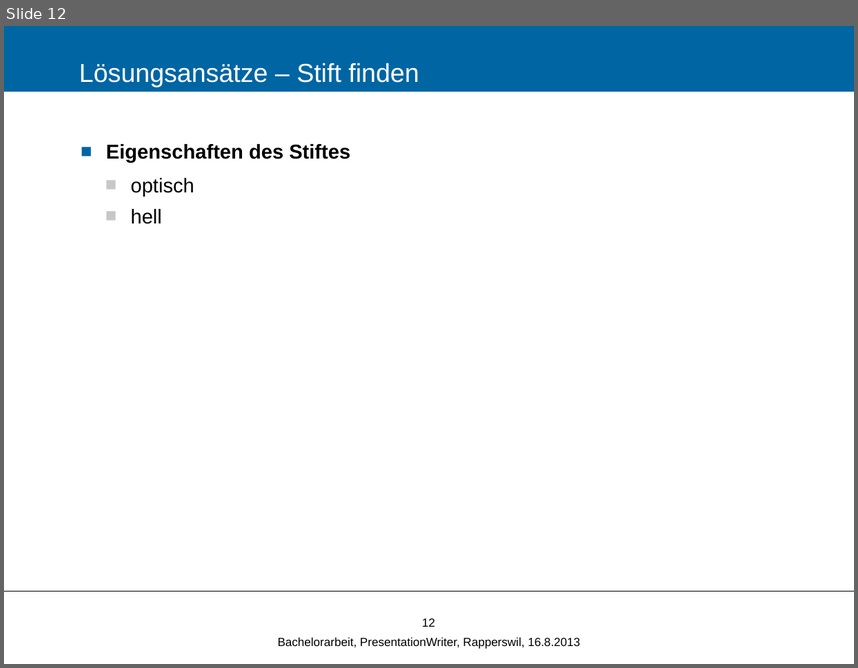
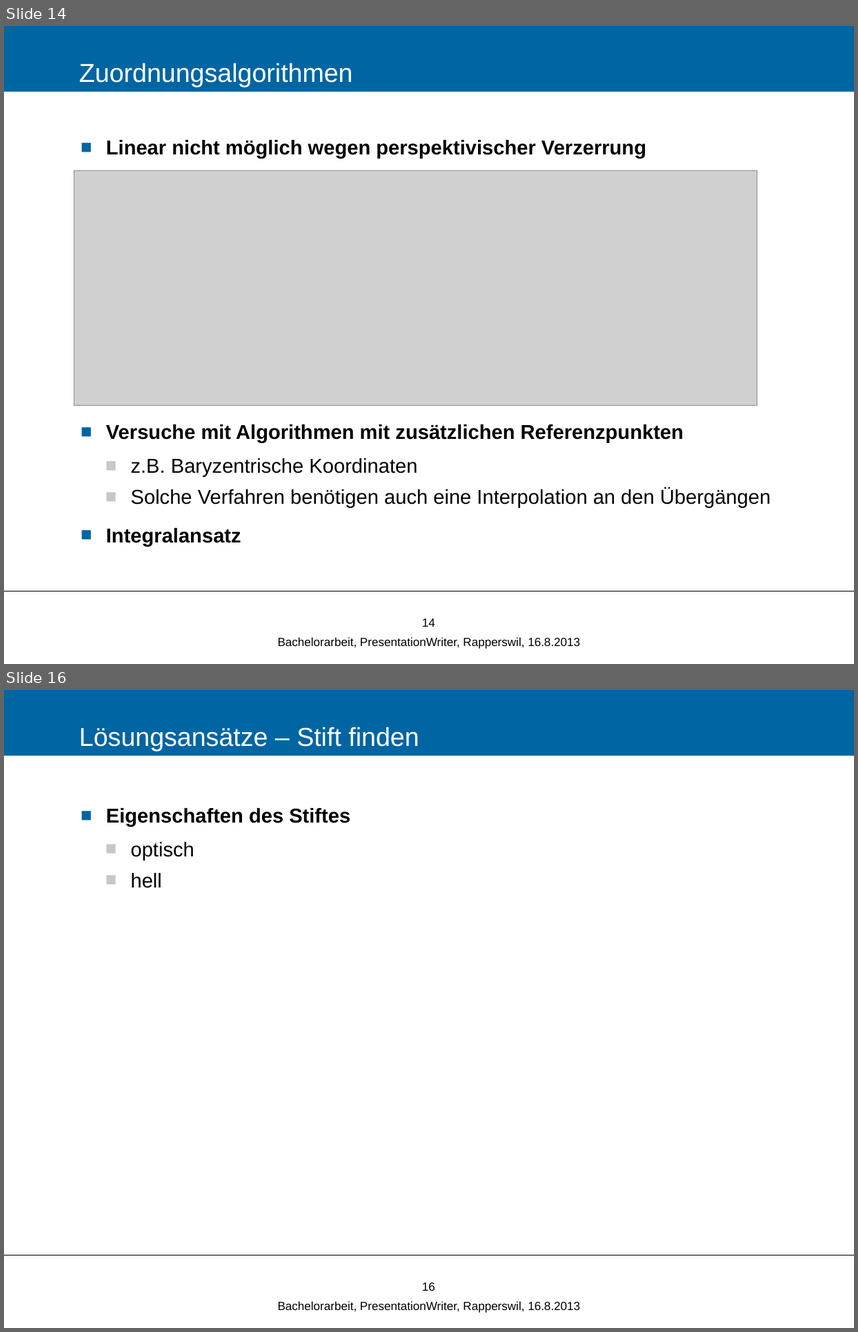
Before and after one commit to Zyklop/Magic-Whiteboard, a slide deck: Dokumentation/Präsentation/BA-Präsentation.pptx. Shown one above the other, each under a label of ours: slide 12 before the commit, slides 14 and 16 after it; the slides between them are not shown. The pictures are 858x668 and 858x1332 pixels, drawn with LibreOffice and Linux fonts; fonts in the diff are those of the drawing; grey boxes stand for pictures; background and template pictures are left out. Boxes give left, top, right and bottom in pixels: in the first picture for what was removed or moved away, otherwise in the second. Text is boxed around its words. In the diff, an @@ line names an element or a change of style, - is before the commit and + after.

```diff
--- a/Dokumentation/Präsentation/BA-Präsentation.pptx
+++ b/Dokumentation/Präsentation/BA-Präsentation.pptx
@@ slide 14 added at (4,26,854,664), background #FFFFFF; not listed: 1 template element that a slide beside it also shows @@
@@ title added at (4,26,854,92), fill #0065A3, 22 pt, text #FFFFFF @@
+Zuordnungsalgorithmen
@@ text added at (106,140,771,546), 17 pt, text #000000, bold @@
+■ Linear nicht möglich wegen perspektivischer Verzerrung
+■ Versuche mit Algorithmen mit zusätzlichen Referenzpunkten
+  ■ z.B. Baryzentrische Koordinaten
+  ■ Solche Verfahren benötigen auch eine Interpolation an den Übergängen
+■ Integralansatz
@@ picture added at (74,170,757,405) @@
@@ page number added at (422,618,435,626), 10 pt, text #000000 @@
+14
@@ text added at (278,637,580,648), 10 pt, text #000000 @@
+Bachelorarbeit, PresentationWriter, Rapperswil, 16.8.2013
@@ what was slide 12 is now slide 16 @@
@@ page number at (422,1282,435,1290): text changed @@
-12
+16
```
Also in this commit, not shown: 4 slides changed, 3 other slides added.
